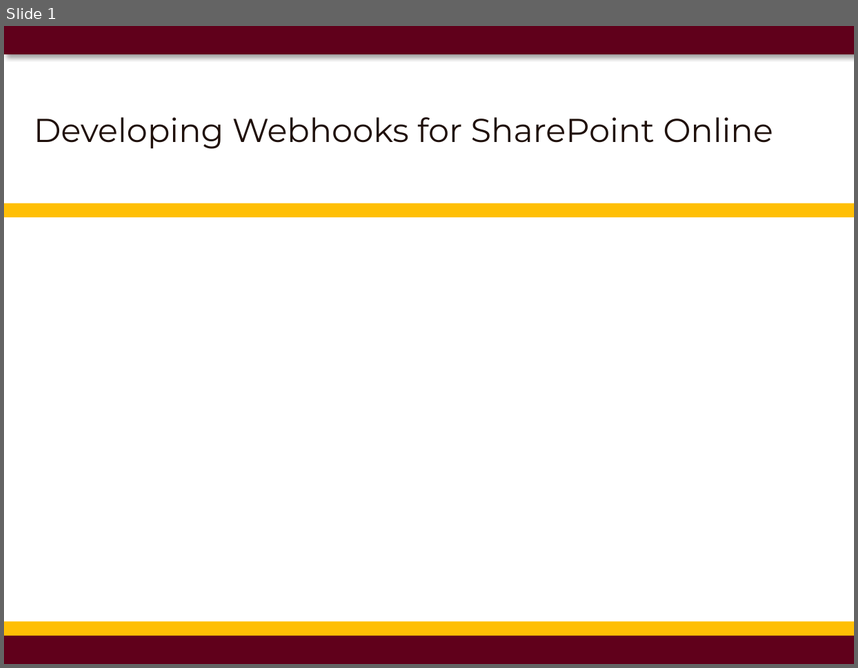
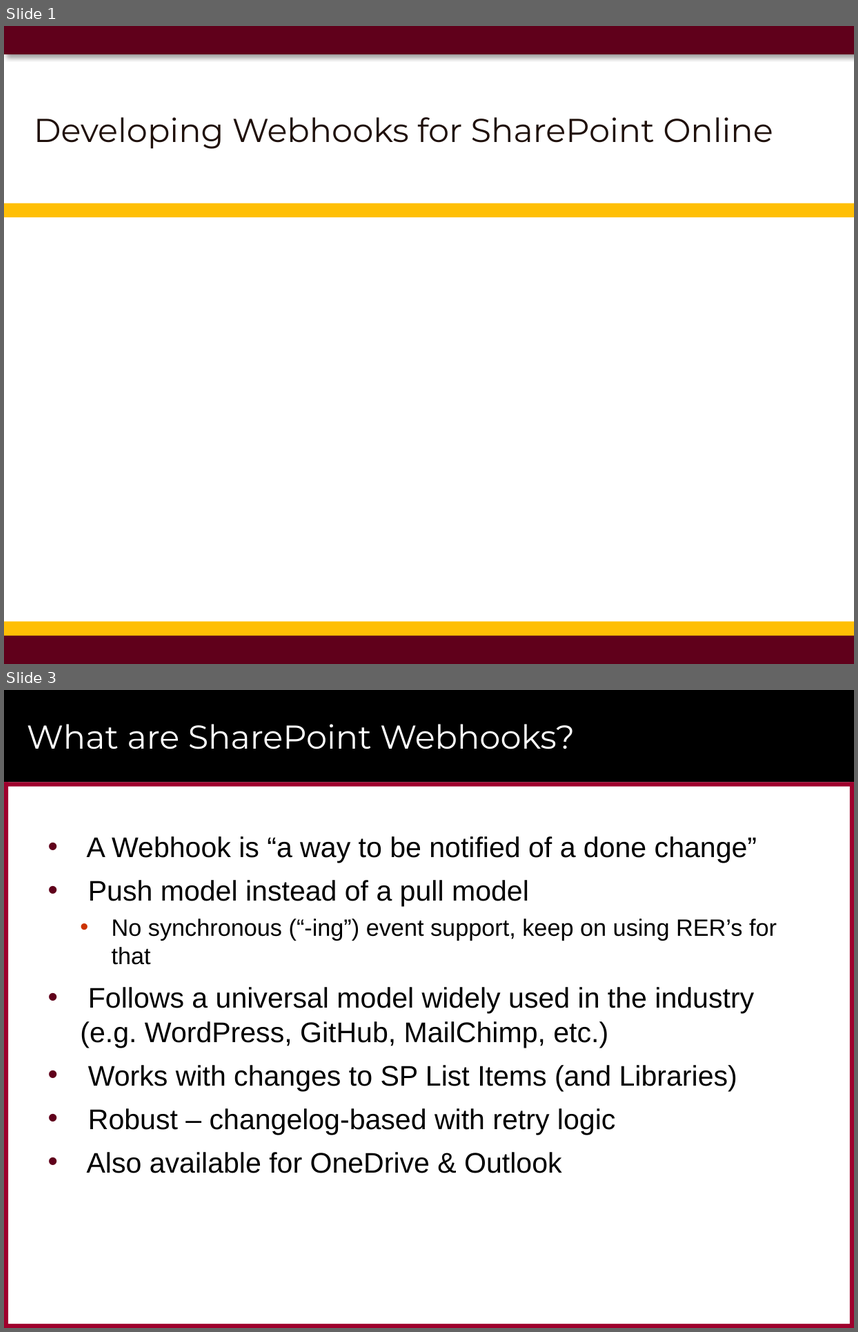
Before and after one commit to CriticalPathTraining/MSD365_Courseware, a slide deck: 12 WebHooks.pptx. Shown one above the other, each under a label of ours: slide 1 before the commit, slides 1 and 3 after it; the slides between them are not shown. The pictures are 858x668 and 858x1332 pixels, drawn with LibreOffice and Linux fonts; fonts in the diff are those of the drawing; background and template pictures are left out. Boxes give left, top, right and bottom in pixels: in the first picture for what was removed or moved away, otherwise in the second. Text is boxed around its words. In the diff, an @@ line names an element or a change of style, - is before the commit and + after.

```diff
--- a/12 WebHooks.pptx
+++ b/12 WebHooks.pptx
@@ slide 3 added at (4, 690, 854, 1328), background #FFFFFF @@
@@ rectangle added at (4, 690, 854, 782), fill #000000 @@
@@ title added at (27, 724, 575, 749), 28 pt, text #FFFFFF @@
+What are SharePoint Webhooks?
@@ rectangle added at (4, 782, 854, 786), fill #9F002D @@
@@ rectangle added at (4, 782, 8, 1328), fill #9F002D @@
@@ rectangle added at (850, 782, 854, 1328), fill #9F002D @@
@@ text added at (80, 836, 777, 1173), 24 pt, text #000000 @@
+• A Webhook is “a way to be notified of a done change”
+• Push model instead of a pull model
+  • No synchronous (“-ing”) event support, keep on using RER’s for that
+• Follows a universal model widely used in the industry (e.g. WordPress, GitHub, MailChimp, etc.)
+• Works with changes to SP List Items (and Libraries)
+• Robust – changelog-based with retry logic
+• Also available for OneDrive & Outlook
@@ rectangle added at (805, 1283, 838, 1314), fill #FFFFFF at 75% opacity @@
@@ rectangle added at (4, 1323, 854, 1328), fill #9F002D @@
```
Also in this commit, not shown: 21 other slides added, 1 slide removed, 10 other files.
